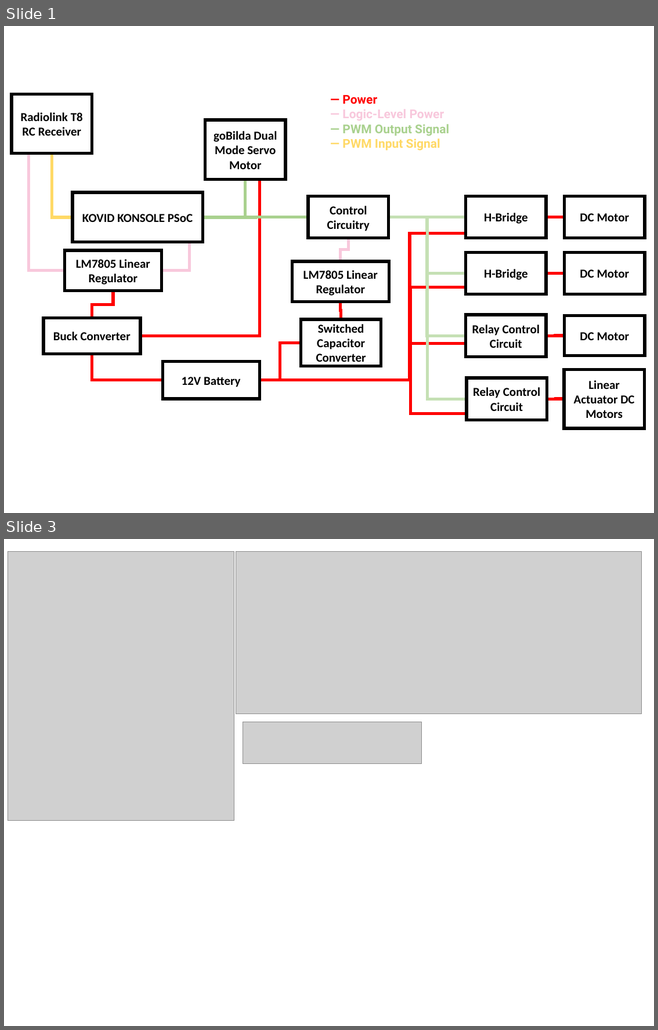
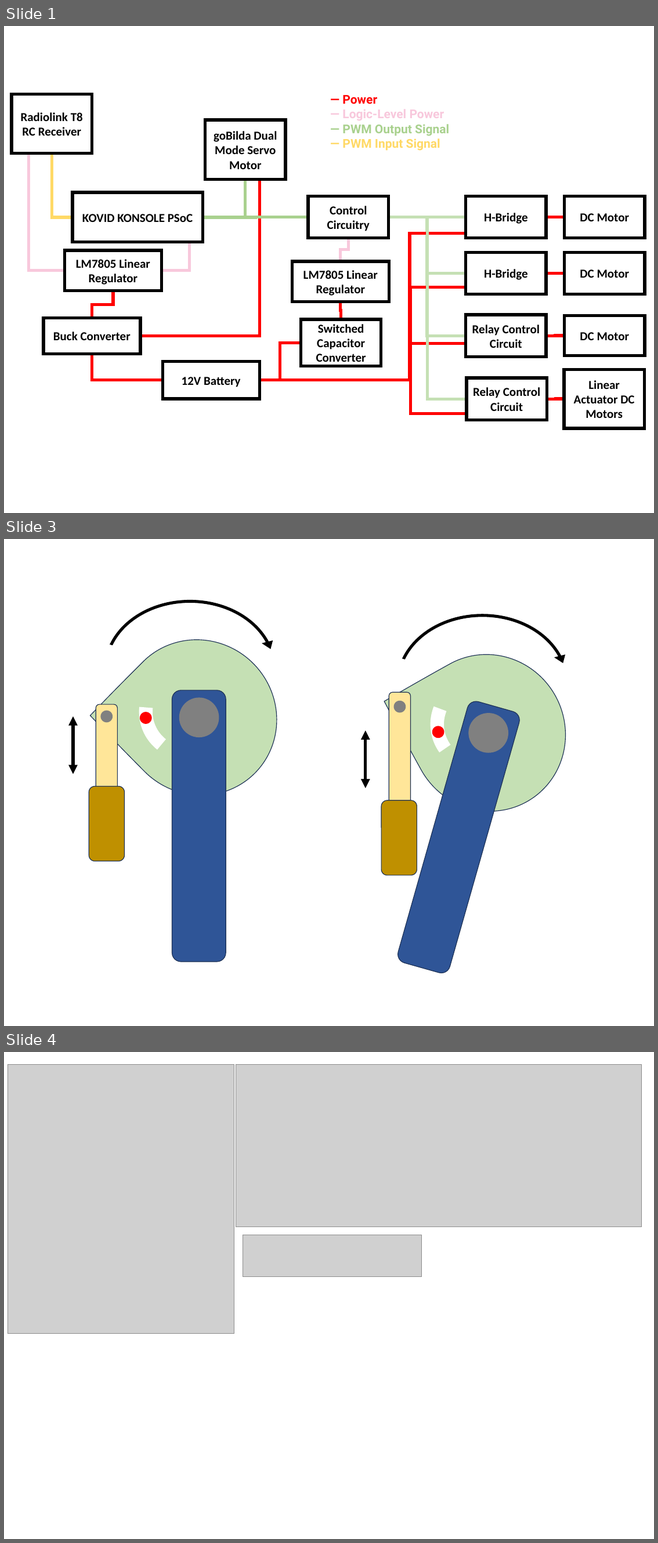
Before and after one commit to michaellu2019/michaellu2019.github.io, a slide deck: src/assets/images/project-assets/can/6.330 - Final Project Diagrams.pptx. Shown one above the other, each under a label of ours: slides 1 and 3 before the commit, slides 1, 3 and 4 after it; the slides between them are not shown. The pictures are 658x1030 and 658x1543 pixels, drawn with LibreOffice and Linux fonts; fonts in the diff are those of the drawing; grey boxes stand for pictures. Boxes give left, top, right and bottom in pixels: in the first picture for what was removed or moved away, otherwise in the second. Text is boxed around its words. In the diff, an @@ line names an element or a change of style, - is before the commit and + after.

```diff
--- a/src/assets/images/project-assets/can/6.330 - Final Project Diagrams.pptx
+++ b/src/assets/images/project-assets/can/6.330 - Final Project Diagrams.pptx
@@ slide 3 added at [4,539,654,1026], background #FFFFFF @@
@@ teardrop added at [89,607,309,828], fill #C5E0B4, outline #1E3256 1 pt @@
@@ circular arrow added at [100,596,280,742], fill #000000, outline #000000 1 pt @@
@@ circular arrow added at [393,611,572,756], fill #000000, outline #000000 1 pt @@
@@ teardrop added at [383,627,593,839], fill #C5E0B4, outline #1E3256 1 pt @@
@@ arc (boxed as its full ellipse) added at [146,671,229,754], outline #FFFFFF 20 pt @@
@@ arc (boxed as its full ellipse) added at [427,673,530,776], outline #FFFFFF 20 pt @@
@@ rounded rectangle added at [172,690,226,962], fill #2F5597, outline #1E3256 1 pt @@
@@ rounded rectangle added at [389,692,410,806], fill #FFE699, outline #1E3256 1 pt @@
@@ rounded rectangle added at [96,704,117,818], fill #FFE699, outline #1E3256 1 pt @@
@@ ellipse added at [100,711,112,723], fill #808080 @@
@@ ellipse added at [140,712,152,724], fill #FF0000 @@
@@ ellipse added at [179,698,219,738], fill #808080 @@
@@ ellipse added at [392,699,407,714], fill #808080 @@
@@ rounded rectangle added at [396,699,521,975], fill #2F5597, outline #1E3256 1 pt @@
@@ ellipse added at [464,708,513,758], fill #808080 @@
@@ double arrow added from (73, 774) to (73, 716), #000000 4.5 pt @@
@@ ellipse added at [432,726,444,739], fill #FF0000 @@
@@ double arrow added from (365, 788) to (365, 730), #000000 4.5 pt @@
@@ rounded rectangle added at [89,786,125,861], fill #BF9000, outline #1E3256 1 pt @@
@@ rounded rectangle added at [382,801,417,875], fill #BF9000, outline #1E3256 1 pt @@
@@ what was slide 3 is now slide 4 @@
```
Also in this commit, not shown: 1 slide changed, 2 other slides added, 10 other files.
